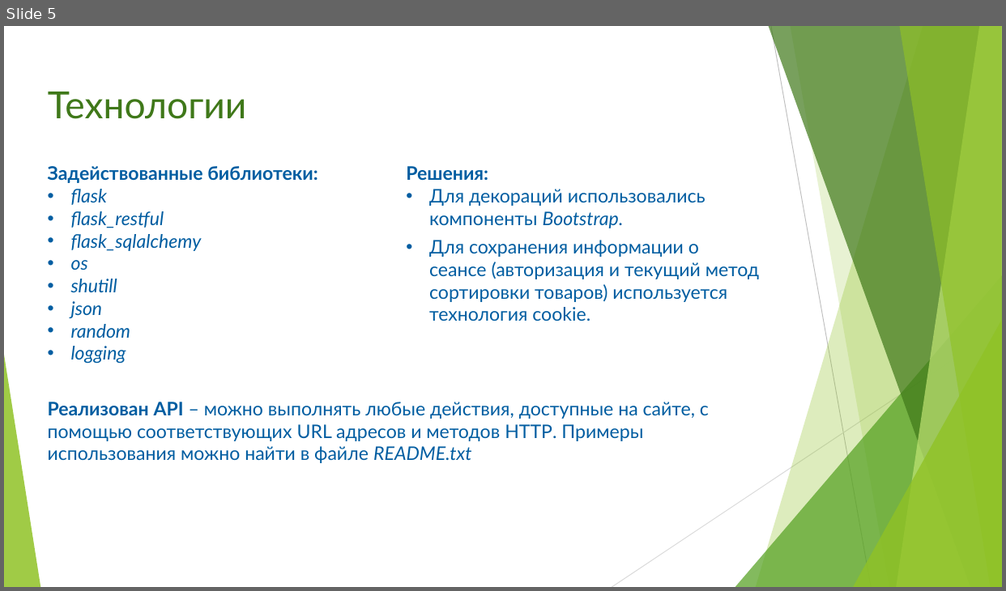
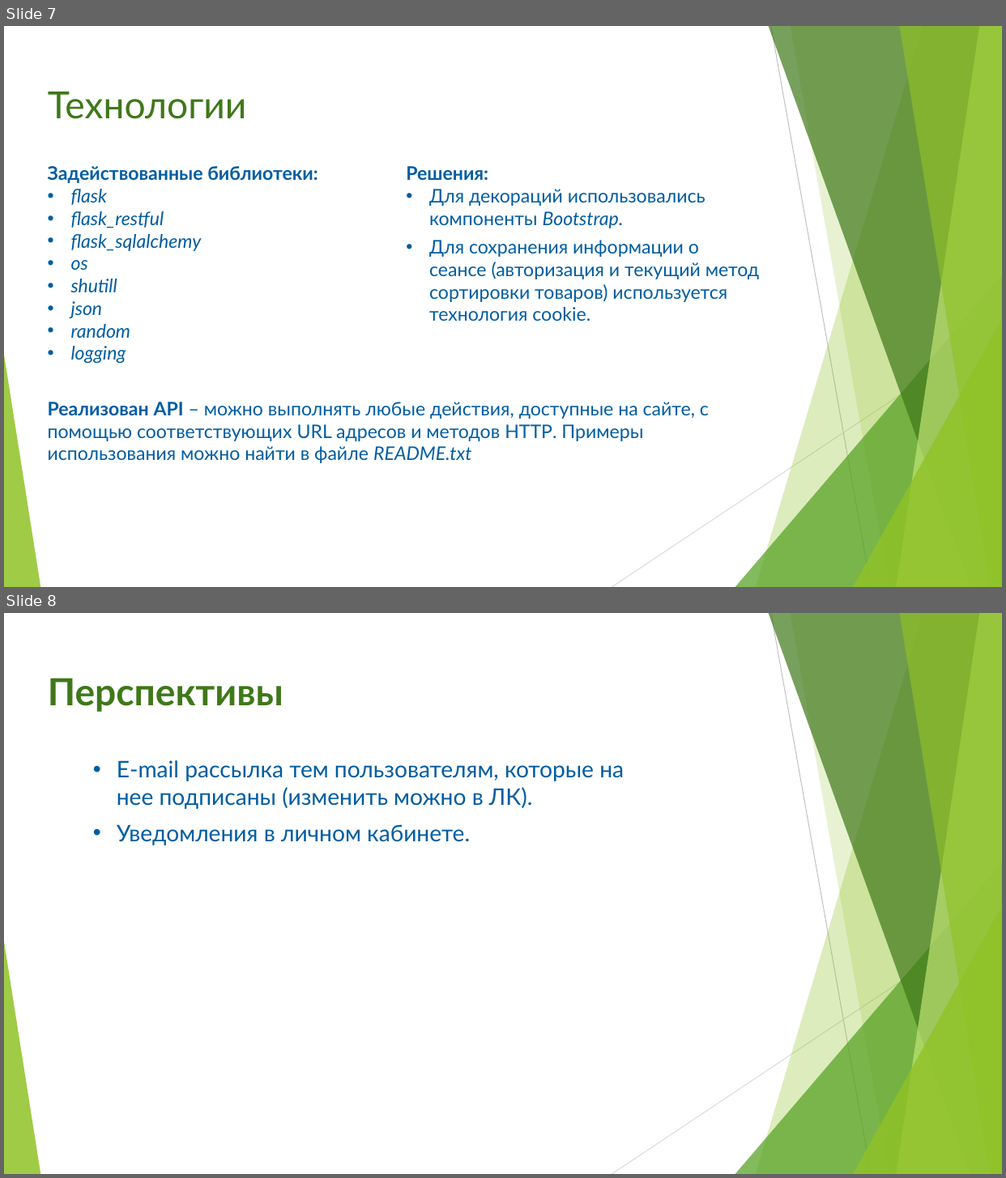
Before and after one commit to vlad120/Re_restore, a slide deck: Documents/WebServer project presentation.pptx. Shown one above the other, each under a label of ours: slide 5 before the commit, slides 7 and 8 after it. The pictures are 1006x591 and 1006x1178 pixels, drawn with LibreOffice and Linux fonts; fonts in the diff are those of the drawing. Boxes give left, top, right and bottom in pixels: in the first picture for what was removed or moved away, otherwise in the second. Text is boxed around its words. In the diff, an @@ line names an element or a change of style, - is before the commit and + after.

```diff
--- a/Documents/WebServer project presentation.pptx
+++ b/Documents/WebServer project presentation.pptx
@@ slide 8 added at [4, 613, 1002, 1174], background #FFFFFF; not listed: 10 template elements that a slide beside it also shows @@
@@ text added at [48, 678, 283, 712], 36 pt, text #3F7819, bold @@
+Перспективы
@@ text added at [117, 760, 624, 845], 22 pt, text #005DA1 @@
+• E-mail рассылка тем пользователям, которые на нее подписаны (изменить можно в ЛК).
+• Уведомления в личном кабинете.
@@ what was slide 5 is now slide 7 @@
```
Also in this commit, not shown: 1 slide changed, 3 other slides added, 1 slide removed, 3 other files.
